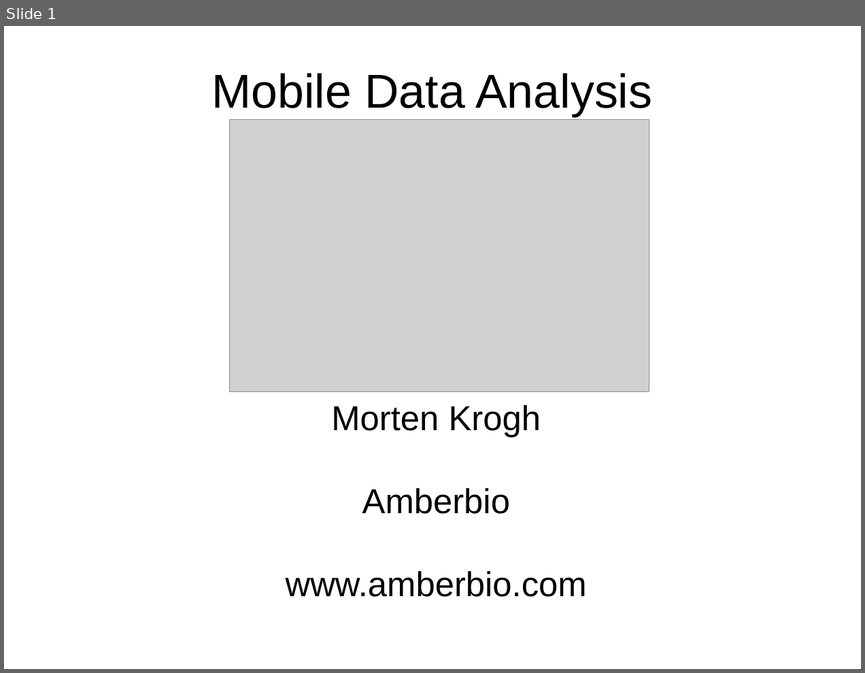
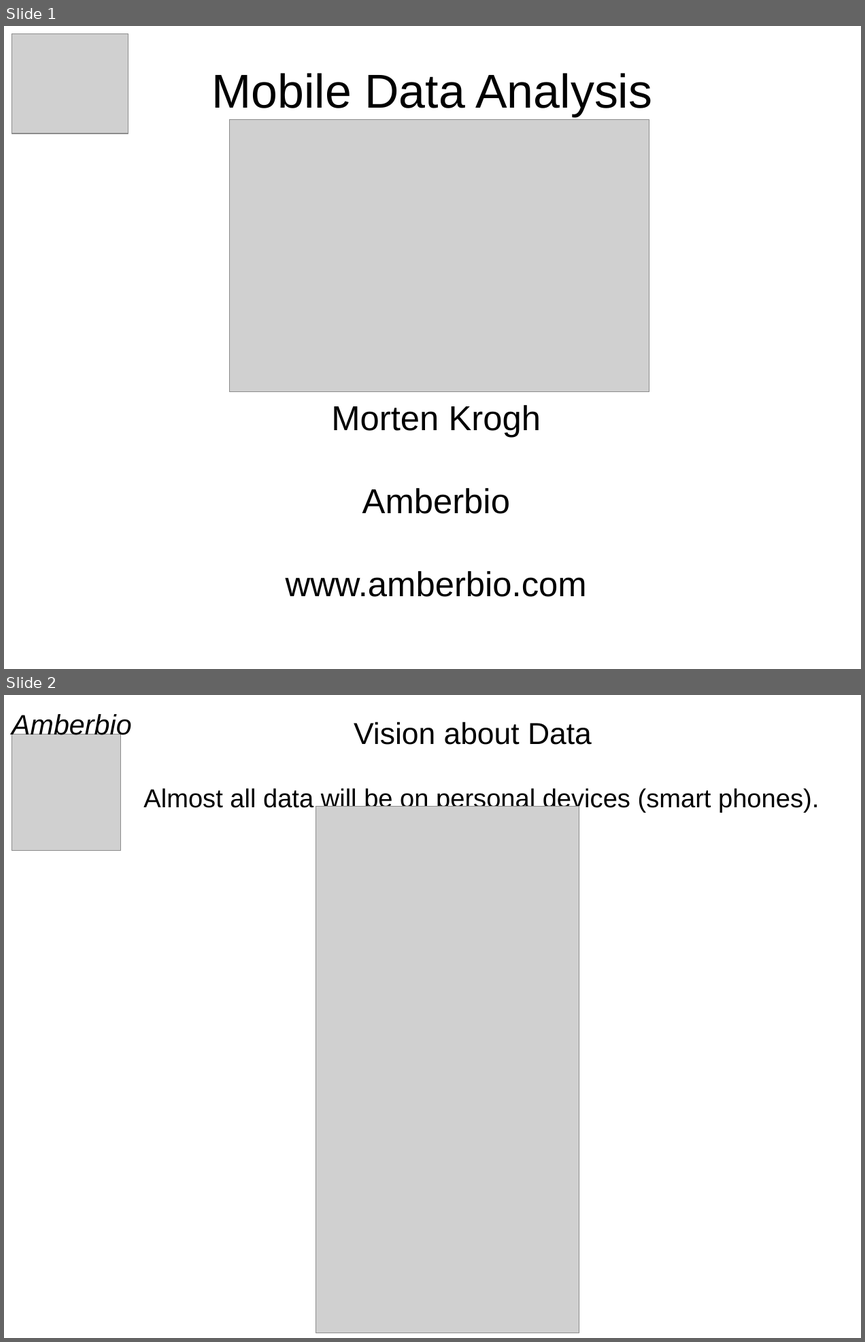
Before and after one commit to morten-krogh/amberbio-www, a slide deck: presentations/BigData.odp. Shown one above the other, each under a label of ours: slide 1 before the commit, slides 1 and 2 after it. The pictures are 865x673 and 865x1342 pixels, drawn with LibreOffice and Linux fonts; fonts in the diff are those of the drawing; grey boxes stand for pictures. Boxes give left, top, right and bottom in pixels: in the first picture for what was removed or moved away, otherwise in the second. Text is boxed around its words. In the diff, an @@ line names an element or a change of style, - is before the commit and + after.

Commit message:
big data presentation

```diff
--- a/presentations/BigData.odp
+++ b/presentations/BigData.odp
@@ slide 2 added at (x1=4, y1=695, x2=861, y2=1338), background #FFFFFF @@
@@ text added at (x1=11, y1=714, x2=132, y2=740), 26 pt, text #000000, italic @@
+Amberbio
@@ picture added at (x1=11, y1=734, x2=121, y2=851) @@
@@ text added at (x1=143, y1=722, x2=819, y2=813), 24 pt, text #000000 @@
+Vision about Data
+Almost all data will be on personal devices (smart phones).
@@ picture added at (x1=315, y1=807, x2=579, y2=1333) @@
@@ slide 1 changed as well @@
@@ picture added at (x1=11, y1=33, x2=128, y2=133) @@
```
Also in this commit, not shown: 3 other slides added.
